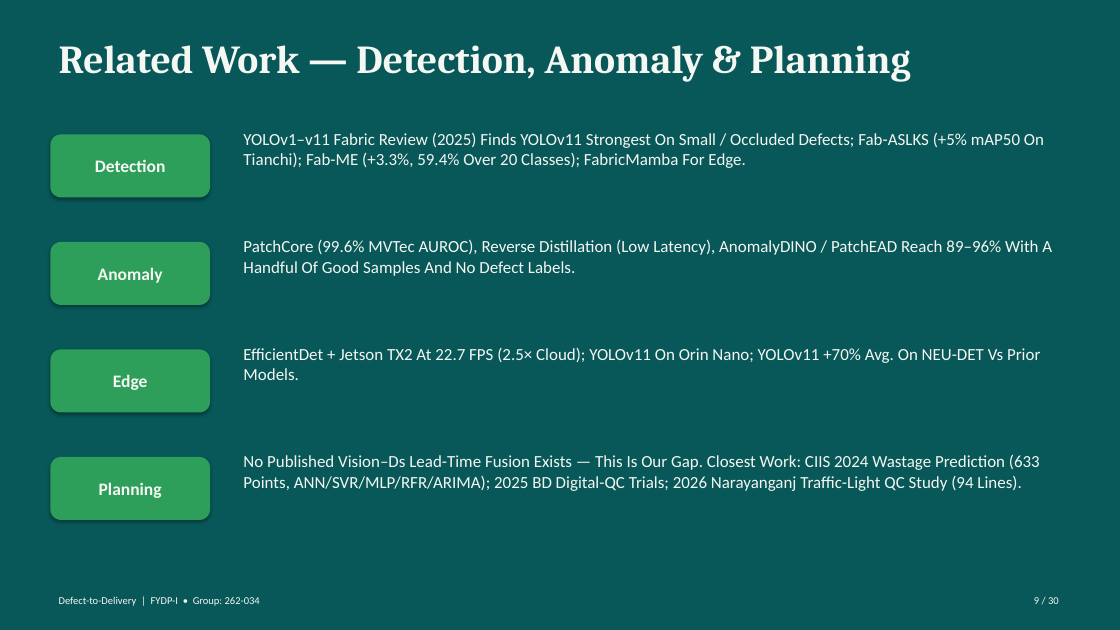
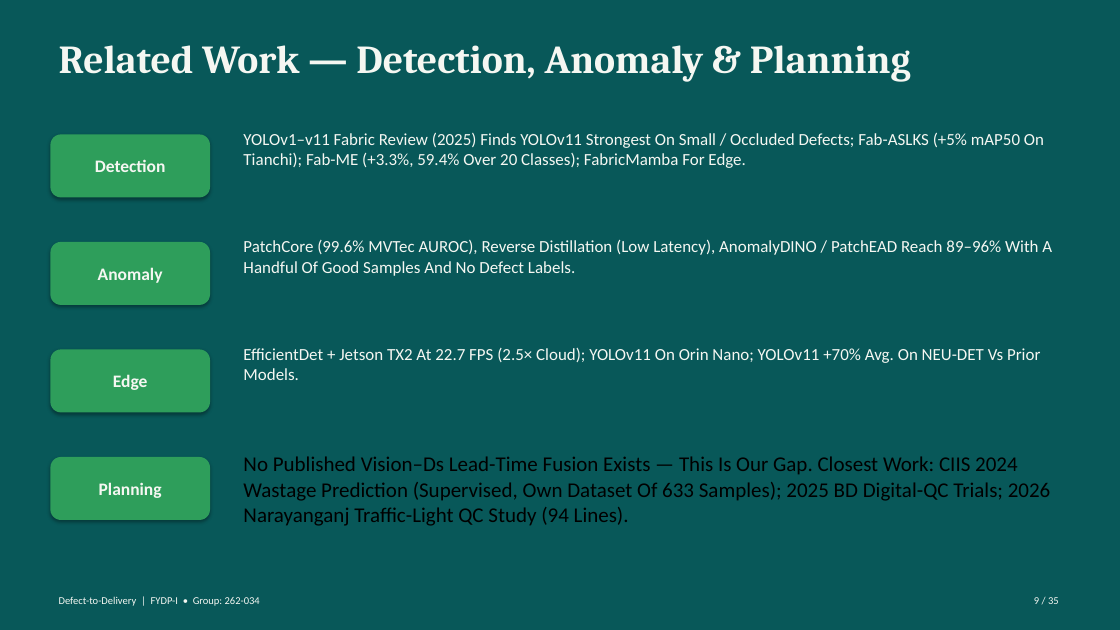
Before and after one commit to labib-ux/FYDP, a slide deck: slide 9 of slides/Defect-to-Delivery_262-034.pptx. Drawn at 1120x630 pixels with LibreOffice and Linux fonts; fonts in the diff are those of the drawing. Boxes give left, top, right and bottom in pixels: in the first picture for what was removed or moved away, otherwise in the second. Text is boxed around its words. In the diff, an @@ line names an element or a change of style, - is before the commit and + after.

```diff
--- a/slides/Defect-to-Delivery_262-034.pptx
+++ b/slides/Defect-to-Delivery_262-034.pptx
@@ text at (243, 456, 1051, 526): text changed; size 14.5 to 18 pt; text colour #F5F7F2 to #000000 @@
-No Published Vision–Ds Lead-Time Fusion Exists — This Is Our Gap. Closest Work: CIIS 2024 Wastage Prediction (633 Points, ANN/SVR/MLP/RFR/ARIMA); 2025 BD Digital-QC Trials; 2026 Narayanganj Traffic-Light QC Study (94 Lines).
+No Published Vision–Ds Lead-Time Fusion Exists — This Is Our Gap. Closest Work: CIIS 2024 Wastage Prediction (Supervised, Own Dataset Of 633 Samples); 2025 BD Digital-QC Trials; 2026 Narayanganj Traffic-Light QC Study (94 Lines).
@@ text at (1034, 597, 1059, 604): text changed @@
-9 / 30
+9 / 35
```
Also in this commit, not shown: 33 other slides changed, 1 slide added, 6 slides removed, 1 other file.
